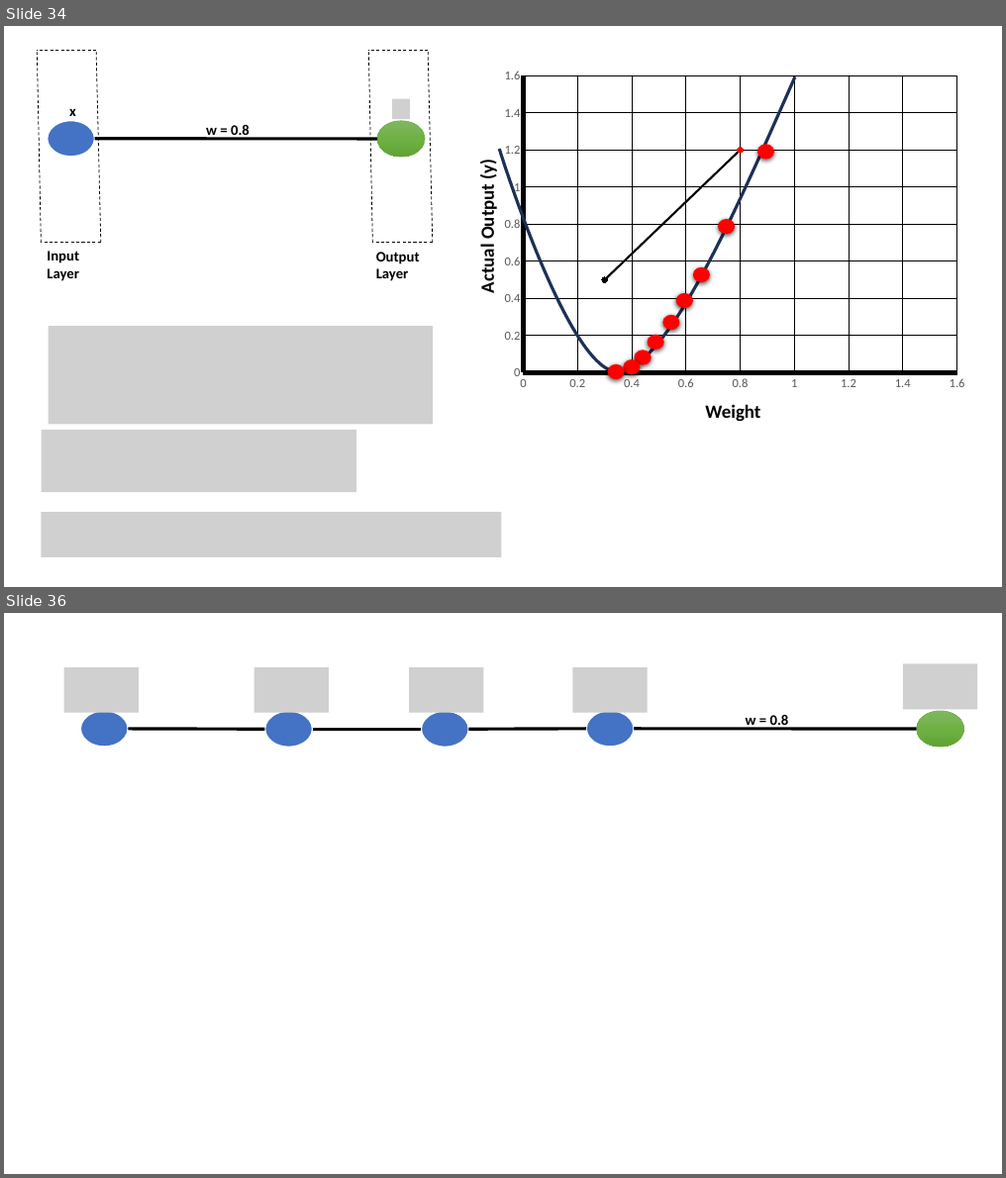
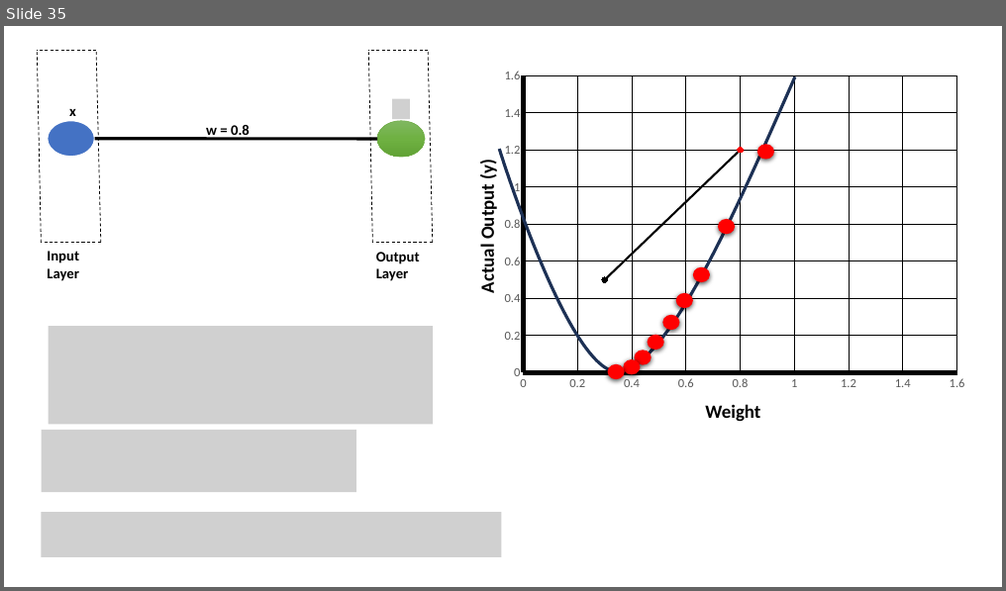
Before and after one commit to robitussin/CCINSYSL, a slide deck: 9 - Neural Networks/Introduction to Neural Networks.pptx. Shown one above the other, each under a label of ours: slides 34 and 36 before the commit, slide 35 after it; the slides between them are not shown. The pictures are 1006x1178 and 1006x591 pixels, drawn with LibreOffice and Linux fonts; fonts in the diff are those of the drawing; grey boxes stand for pictures. Boxes give left, top, right and bottom in pixels: in the first picture for what was removed or moved away, otherwise in the second. Text is boxed around its words. In the diff, an @@ line names an element or a change of style, - is before the commit and + after.

```diff
--- a/9 - Neural Networks/Introduction to Neural Networks.pptx
+++ b/9 - Neural Networks/Introduction to Neural Networks.pptx
@@ slide 36 removed at bbox=[4, 613, 1002, 1174], background #FFFFFF @@
@@ picture removed at bbox=[63, 666, 139, 713] @@
@@ picture removed at bbox=[254, 666, 329, 713] @@
@@ picture removed at bbox=[409, 666, 484, 713] @@
@@ picture removed at bbox=[573, 666, 648, 713] @@
@@ picture removed at bbox=[903, 663, 978, 710] @@
@@ ellipse removed at bbox=[80, 711, 129, 747] @@
@@ line removed from (129, 729) to (265, 729) @@
@@ ellipse removed at bbox=[265, 711, 313, 747] @@
@@ line removed from (313, 729) to (421, 729) @@
@@ ellipse removed at bbox=[421, 711, 469, 747] @@
@@ line removed from (469, 729) to (586, 729) @@
@@ ellipse removed at bbox=[586, 710, 635, 747] @@
@@ line removed from (634, 729) to (917, 729) @@
@@ text removed at bbox=[746, 715, 789, 729] @@
-w = 0.8
@@ ellipse removed at bbox=[917, 711, 964, 747] @@
@@ what was slide 34 is now slide 35 @@
```
Also in this commit, not shown: 5 slides changed, 3 slides added.
